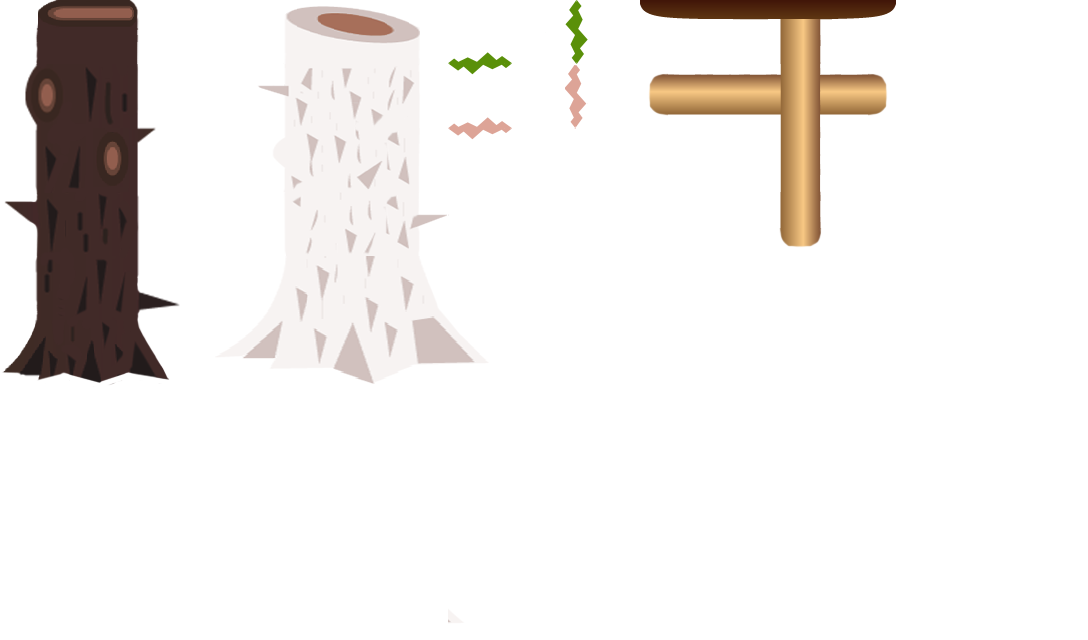
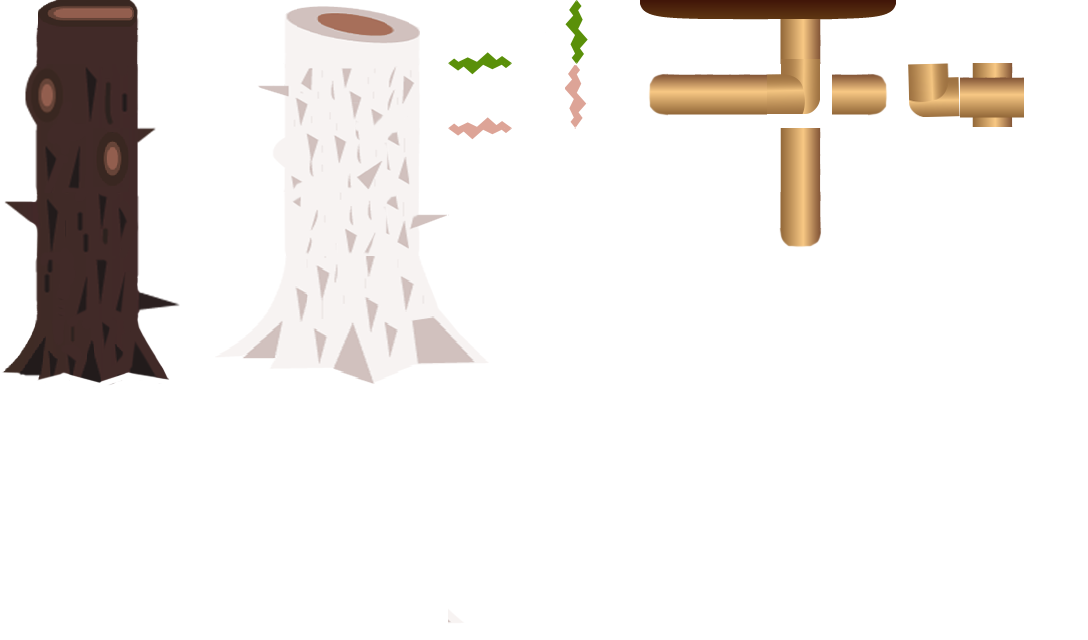
Revision of a layered (1088, 640) image; what changed, layer by layer:
added layer "Layer 7" above "Artwork 18" over [908,63,960,117]
added layer "Artwork 18" above "Layer 6" over [767,59,820,114]
added layer "Layer 6" above "Layer 5" over [960,77,1024,118]
added layer "Layer 5" above "mush overlay" over [972,63,1013,127]
hid "mush overlay" (2nd of 2) over [780,64,821,128]
painted on "mush" over [767,74,832,115]
